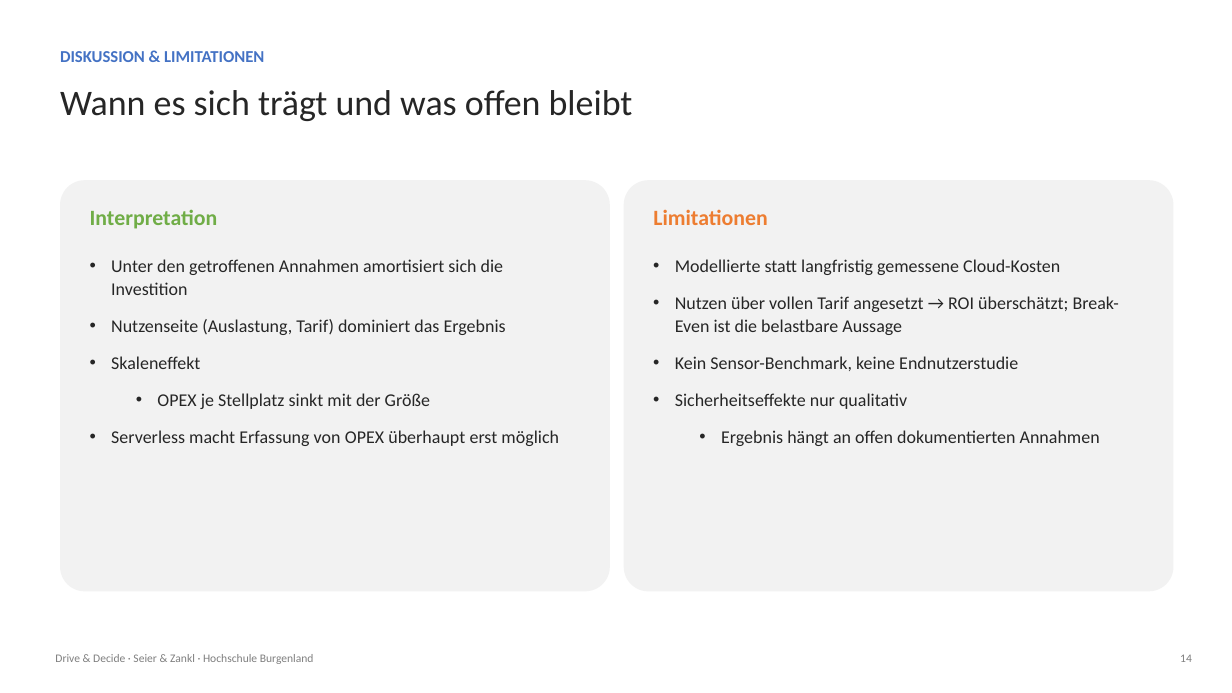
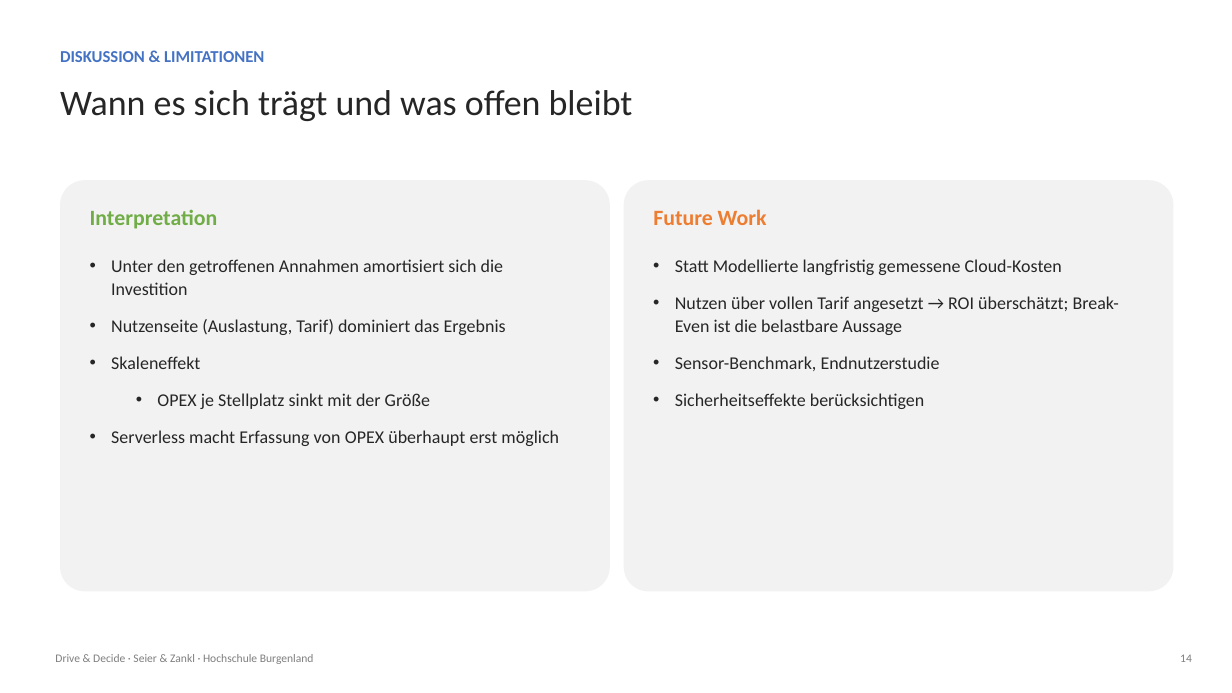
Before and after one commit to hochschule-jz/gruppe-n-inenp, a slide deck: slide 14 of presentation/Präsentation.pptx. Drawn at 1232x693 pixels with LibreOffice and Linux fonts; fonts in the diff are those of the drawing. Boxes give left, top, right and bottom in pixels: in the first picture for what was removed or moved away, otherwise in the second. Text is boxed around its words. In the diff, an @@ line names an element or a change of style, - is before the commit and + after.

```diff
--- a/presentation/Präsentation.pptx
+++ b/presentation/Präsentation.pptx
@@ text at <box>653,209,767,225</box>: text changed @@
-Limitationen
+Future Work
@@ text at <box>675,259,1062,275</box>: text changed @@
-• Modellierte statt langfristig gemessene Cloud-Kosten
+• Statt Modellierte langfristig gemessene Cloud-Kosten
@@ text at <box>675,356,940,409</box>: text changed @@
-• Kein Sensor-Benchmark, keine Endnutzerstudie
-• Sicherheitseffekte nur qualitativ
-  • Ergebnis hängt an offen dokumentierten Annahmen
+• Sensor-Benchmark, Endnutzerstudie
+• Sicherheitseffekte berücksichtigen
```
Also in this commit, not shown: 10 other slides changed.
